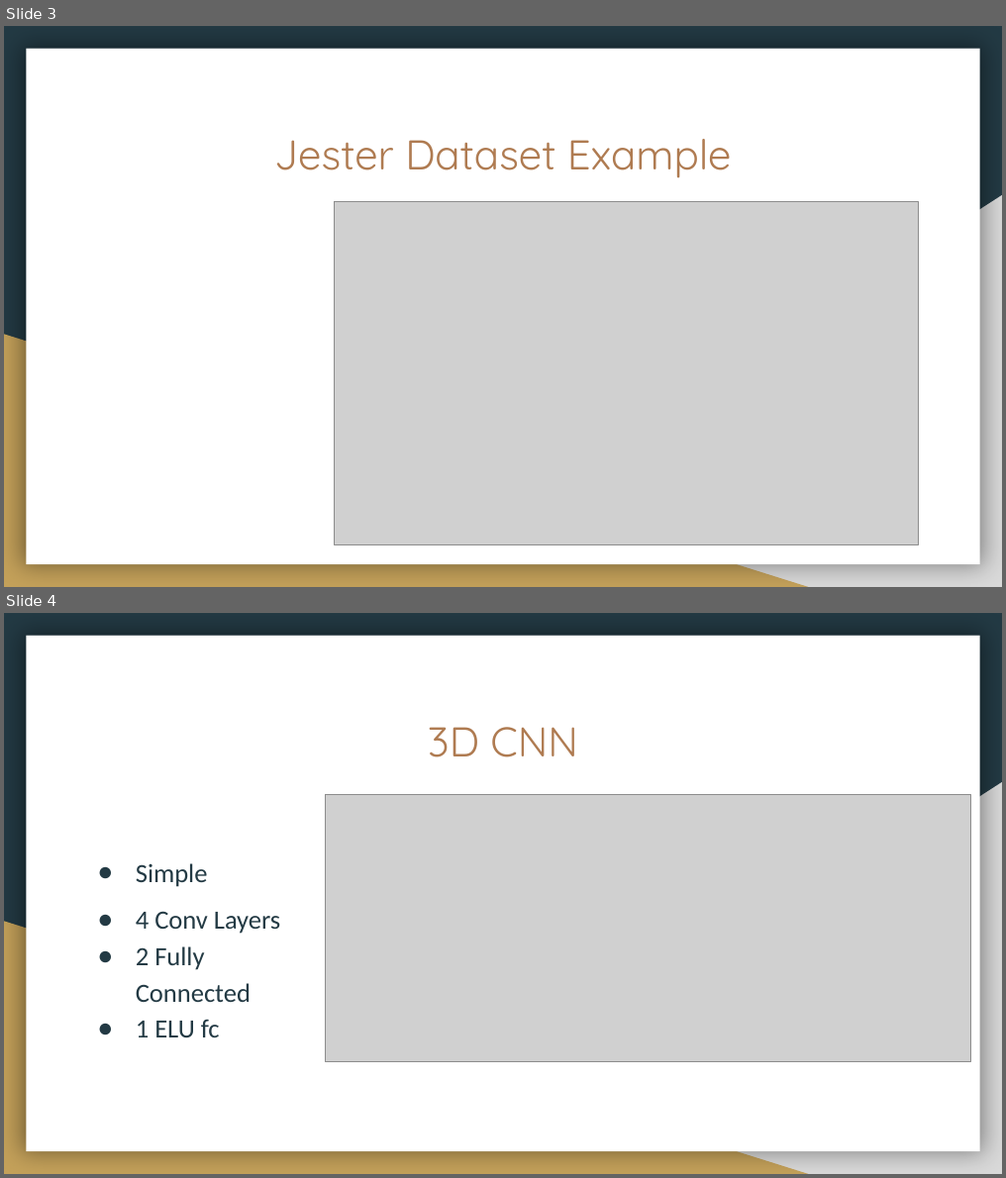
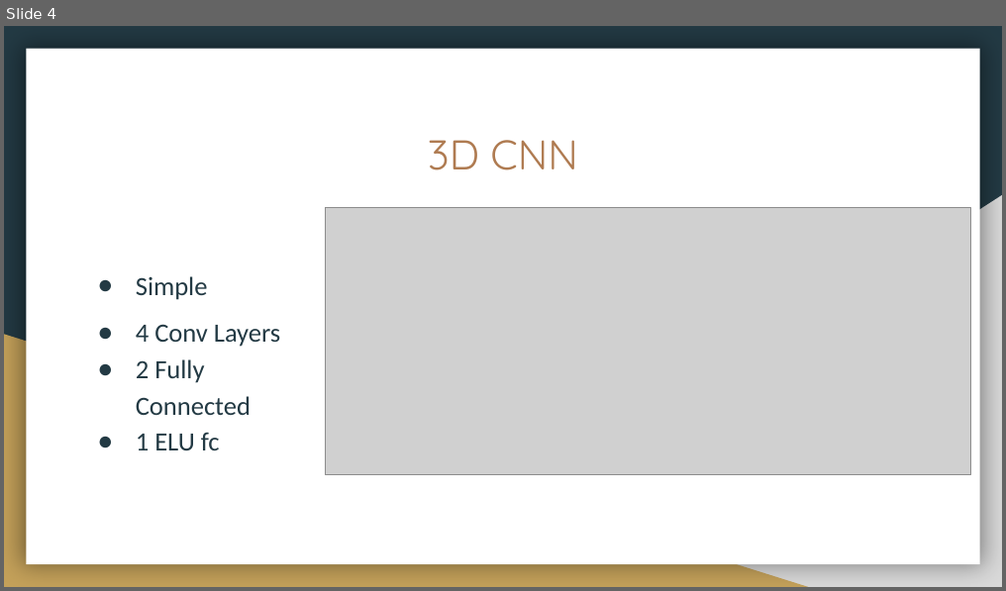
Before and after one commit to yrtimd/Jester-Gesture-3D-CNN, a slide deck: Presentation/cs523_presentation.pptx. Shown one above the other, each under a label of ours: slides 3 and 4 before the commit, slide 4 after it. The pictures are 1006x1178 and 1006x591 pixels, drawn with LibreOffice and Linux fonts; fonts in the diff are those of the drawing; grey boxes stand for pictures. Boxes give left, top, right and bottom in pixels: in the first picture for what was removed or moved away, otherwise in the second. Text is boxed around its words. In the diff, an @@ line names an element or a change of style, - is before the commit and + after.

```diff
--- a/Presentation/cs523_presentation.pptx
+++ b/Presentation/cs523_presentation.pptx
@@ slide 3 removed at <box>4,26,1002,587</box>, background #233A44; not listed: 3 template elements that a slide beside it also shows @@
@@ title removed at <box>274,139,732,178</box> @@
-Jester Dataset Example
@@ picture removed at <box>335,201,917,546</box> @@
```
Also in this commit, not shown: 2 slides changed, 3 slides added, 1 other slide removed, 2 other files.
